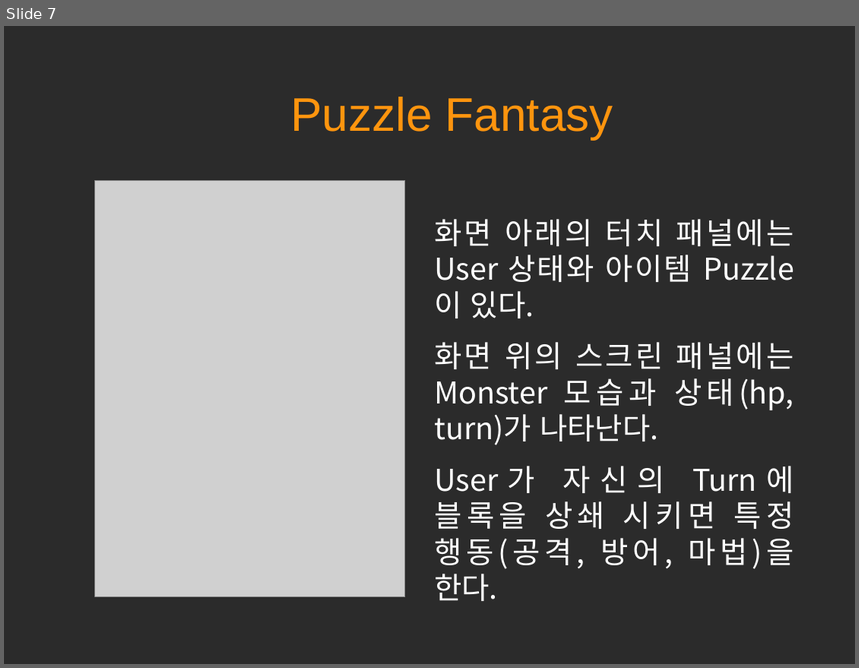
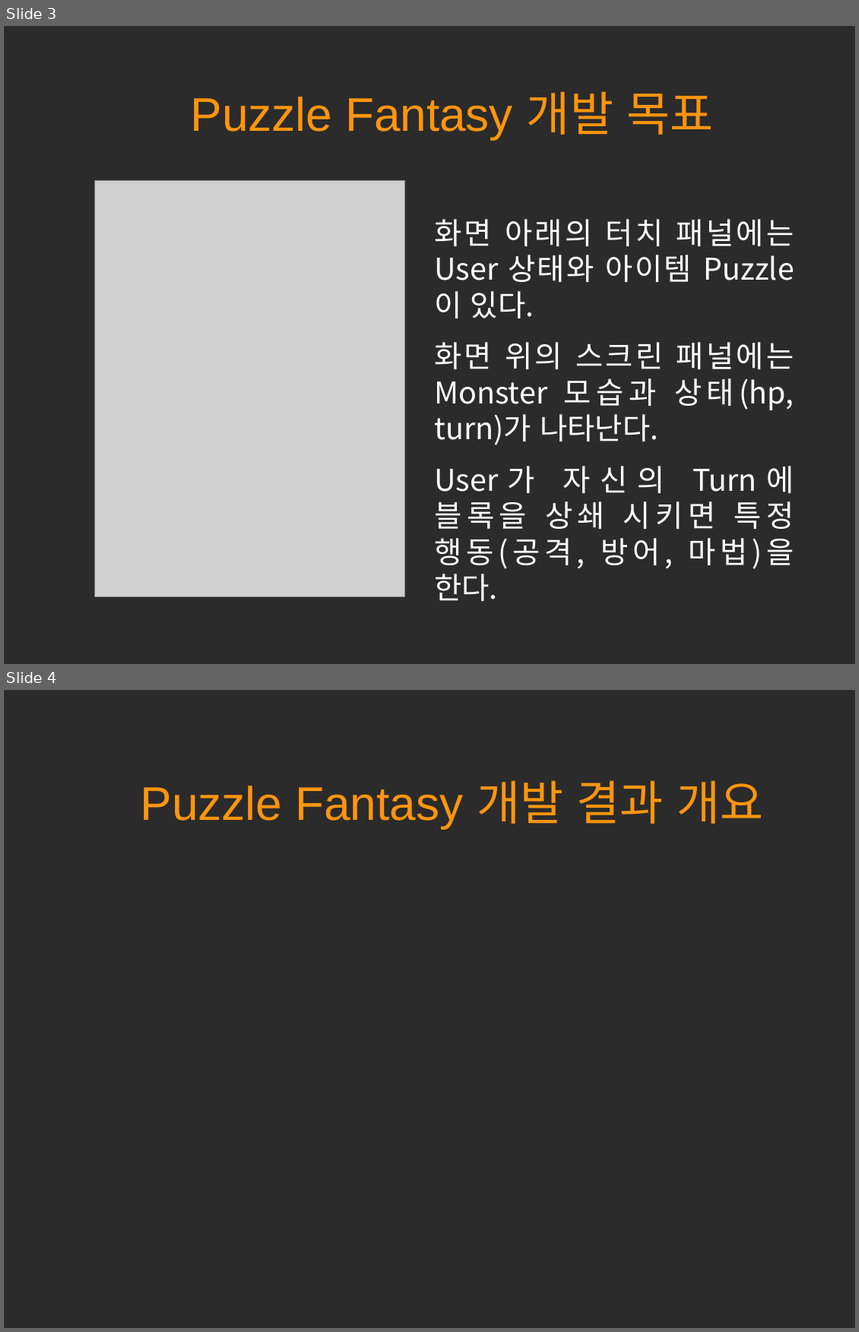
Before and after one commit to hl1itj/Team3, a slide deck: doc/term project 발표자료.odp. Shown one above the other, each under a label of ours: slide 7 before the commit, slides 3 and 4 after it. The pictures are 859x668 and 859x1332 pixels, drawn with LibreOffice and Linux fonts; fonts in the diff are those of the drawing; grey boxes stand for pictures; background and template pictures are left out; a plain dark background stands for a picture behind light text. Boxes give left, top, right and bottom in pixels: in the first picture for what was removed or moved away, otherwise in the second. Text is boxed around its words. In the diff, an @@ line names an element or a change of style, - is before the commit and + after.

```diff
--- a/doc/term project 발표자료.odp
+++ b/doc/term project 발표자료.odp
@@ slide 4 added at (4, 690, 855, 1328), background picture (left out) @@
@@ title added at (141, 780, 763, 828), 44 pt, text #FF950E @@
+Puzzle Fantasy 개발 결과 개요
@@ what was slide 7 is now slide 3 @@
@@ slide 3 changed as well @@
@@ title at (191, 91, 714, 139): text changed @@
-Puzzle Fantasy
+Puzzle Fantasy 개발 목표
```
Also in this commit, not shown: 2 other slides changed, 3 other slides added, 5 slides removed, 2 other files.
